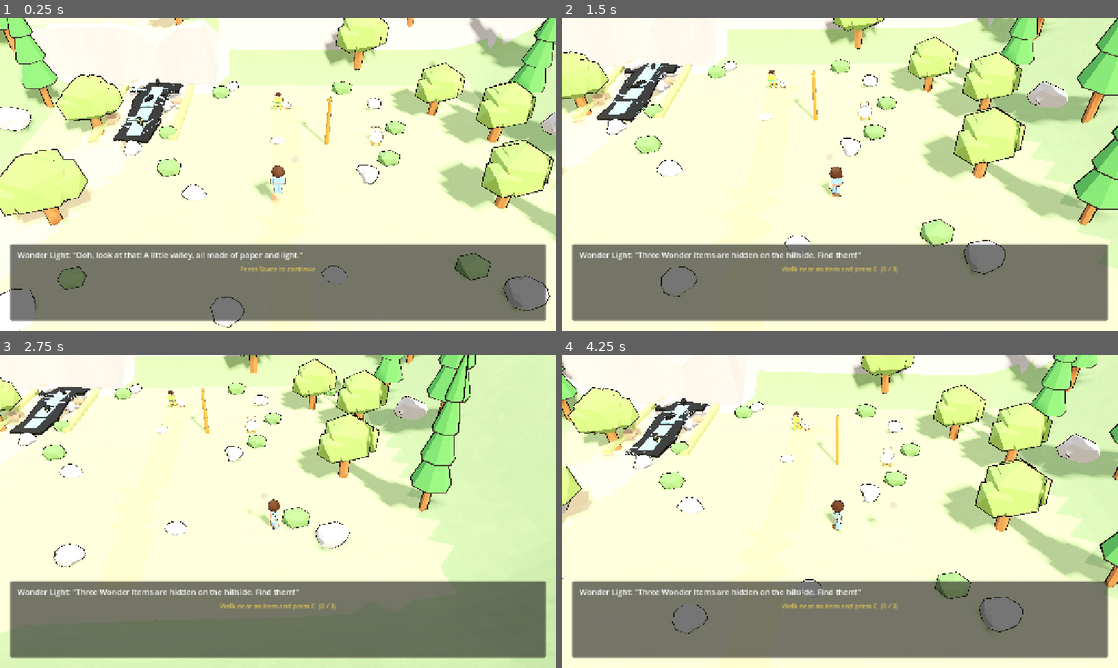
Above: before the commit, frames 1-4 (two rows, left to right).
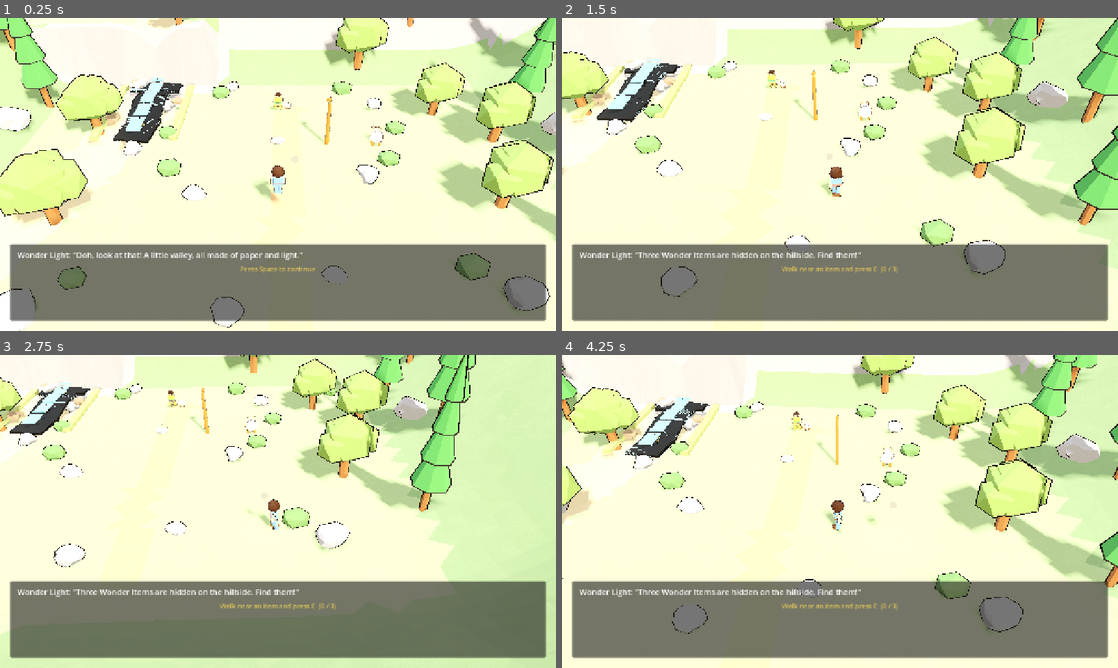
Above: after the commit, the same moments.

Repository: onesLeo/little-light
Game: Godot game, scene res://scenes/main.tscn
Same seed, same stepped clock (60 frames per second), same inputs: the game is played once before the commit and once after it.
Inputs:
- Up to frame 1 (0.25 s): no input
- Up to frame 2 (1.5 s): tap Space (ui_accept) at 0.5, 0.77 s; hold D (move_right) 0.53-1.28 s; hold E (interact) 0.53-1.28 s; hold S (move_back) from 1.28 s (still down); tap Enter at 1.35 s
- Up to frame 3 (2.75 s): tap Space (ui_accept) at 1.52 s; tap E (interact) at 2 s; release S (move_back) at 2.03 s; hold D (move_right) from 2.03 s (still down); hold E (interact) from 2.03 s (still down)
- Up to frame 4 (4.25 s): release D (move_right) at 2.78 s; release E (interact) at 2.78 s; hold W (move_forward) 2.78-3.53 s; tap Enter at 2.85 s; tap Space (ui_accept) at 3.02, 3.77 s; tap E (interact) at 3.5 s; hold A (move_left) from 3.53 s (still down); hold E (interact) from 3.53 s (still down)

The runs differ from the first frame. In frame 1, 0.3% of the frame differs, in the area x 22-30%, y 19-38%; in frame 2, 0.4%, in the area x 8-18%, y 13-34%; in frame 3, 0.3%; in frame 4, 0.4%.

Commit message:
Art: Bethlehem stream fish alive v4 + keep valley water hide
Swap StreamFishAlive to v4 (ripples/sheets off coplanar planes, longer
join tongue, single WaterPaper tint). Keep widened HideStaticValleyWater
so valley Stream_/Waterfall_/Foam_/Fish_ stay hidden.

Diff:
--- a/scenes/main.tscn
+++ b/scenes/main.tscn
@@ -13,7 +13,7 @@
 [ext_resource type="Script" path="res://scripts/camera_director.gd" id="11_camdir"]
 [ext_resource type="Script" path="res://scripts/wonder_item_glow.gd" id="12_glow"]
 [ext_resource type="Script" path="res://scripts/audio_director.gd" id="13_audio"]
-[ext_resource type="PackedScene" path="res://assets/bethlehem_stream_fish_alive_v3.glb" id="14_stream"]
+[ext_resource type="PackedScene" path="res://assets/bethlehem_stream_fish_alive_v4.glb" id="14_stream"]
 [ext_resource type="Script" path="res://scripts/play_all_animation_loops.gd" id="15_loops"]
 [ext_resource type="Script" path="res://scripts/hide_static_valley_water.gd" id="16_hidewater"]
 [ext_resource type="Script" path="res://scripts/charm_award.gd" id="17_charm"]
Binary file added: assets/bethlehem_stream_fish_alive_v4.glb
Not shown, added: assets/bethlehem_stream_fish_alive_v4.glb.import
